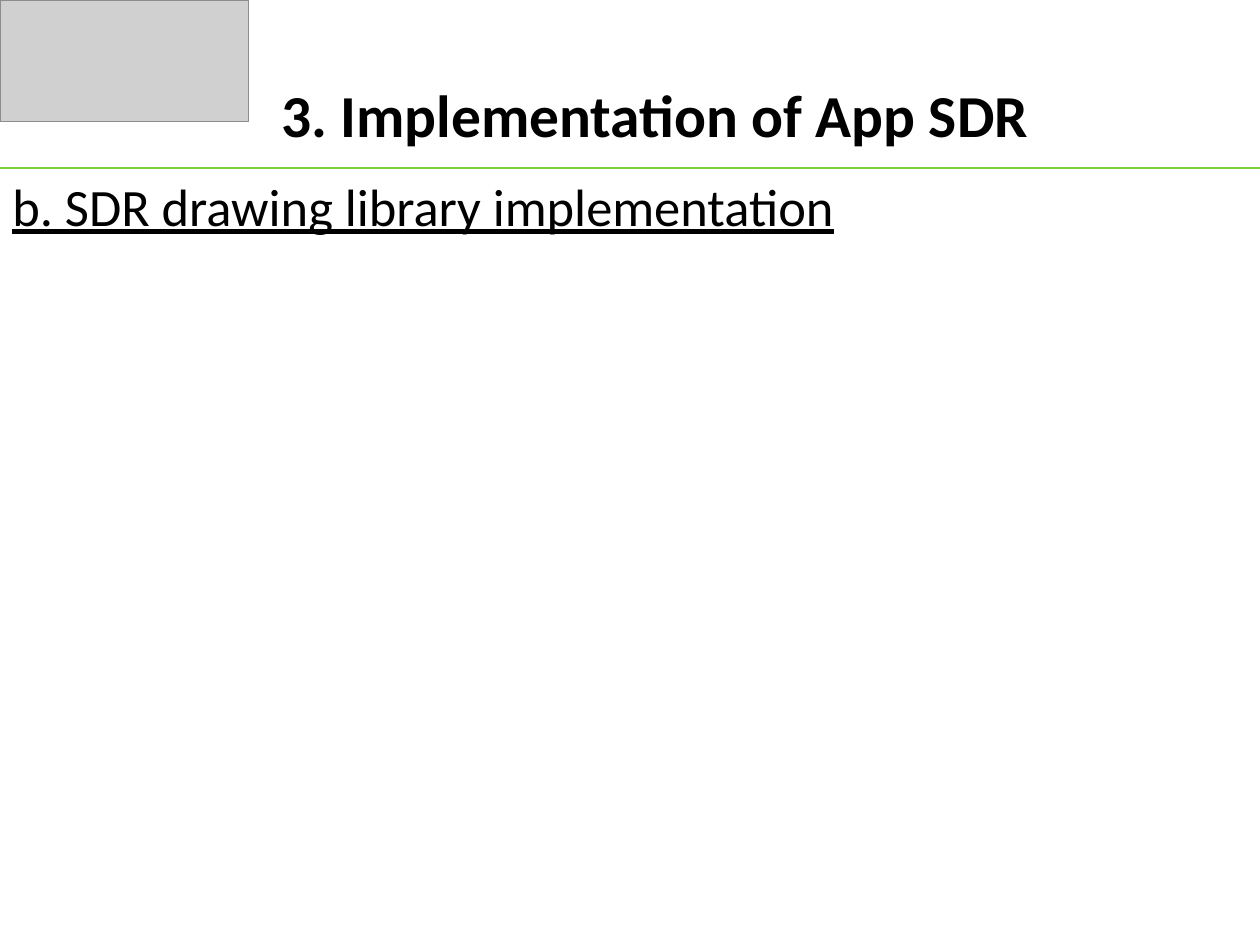
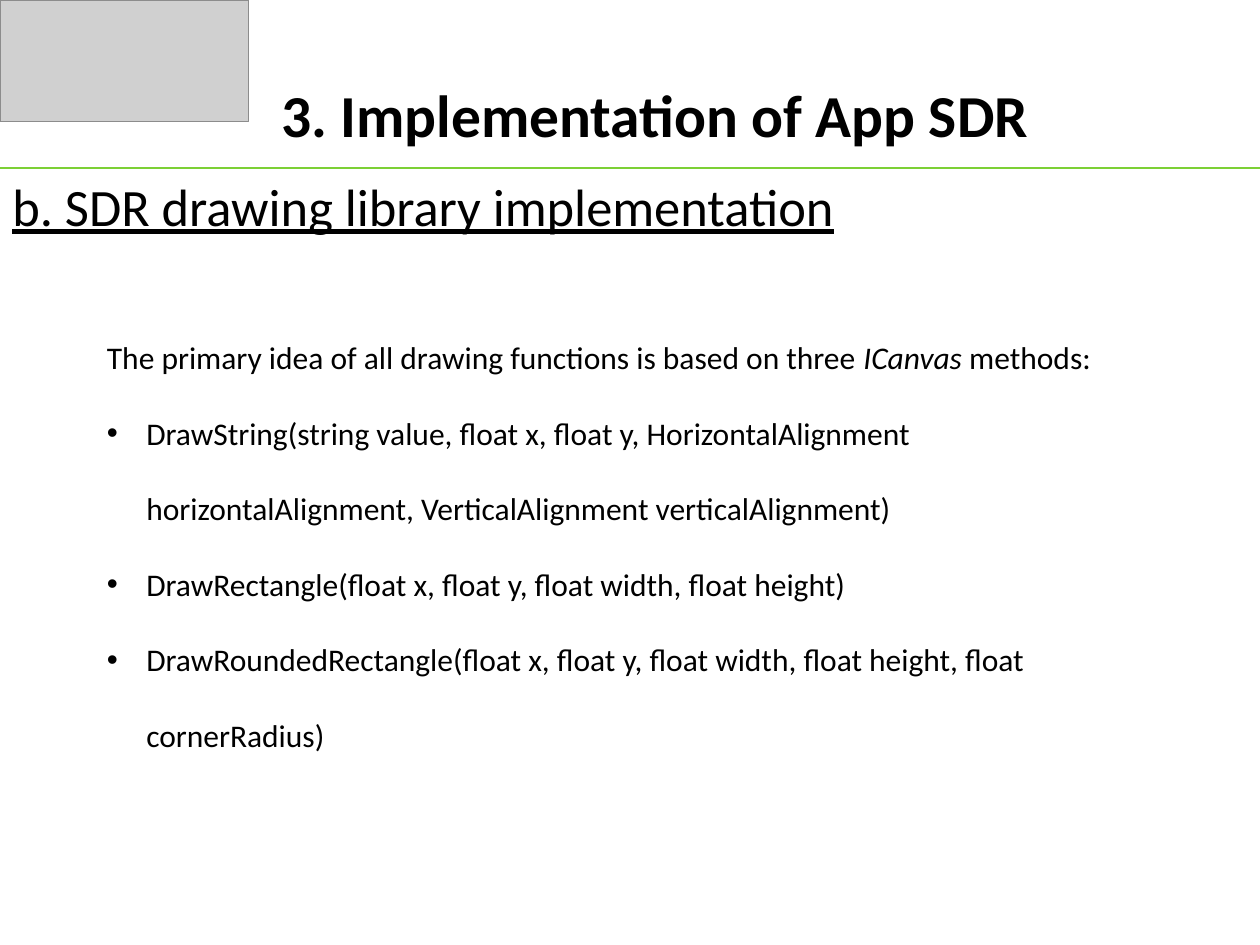
Before and after one commit to tongngocminhanh/MAUI_App_SDR, a slide deck: slide 7 of MySEProject/Documentation/ML22-23-8 Implement the SDR representation in the MAUI application.pptx (slide 8 before the commit). Drawn at 1260x945 pixels with LibreOffice and Linux fonts; fonts in the diff are those of the drawing; grey boxes stand for pictures. Boxes give left, top, right and bottom in pixels: in the first picture for what was removed or moved away, otherwise in the second. Text is boxed around its words. In the diff, an @@ line names an element or a change of style, - is before the commit and + after.

```diff
--- a/MySEProject/Documentation/ML22-23-8 Implement the SDR representation in the MAUI application.pptx
+++ b/MySEProject/Documentation/ML22-23-8 Implement the SDR representation in the MAUI application.pptx
@@ text added at box(107, 347, 1091, 751), 18 pt, text #000000 @@
+The primary idea of all drawing functions is based on three ICanvas methods:
+• DrawString(string value, float x, float y, HorizontalAlignment horizontalAlignment, VerticalAlignment verticalAlignment)
+• DrawRectangle(float x, float y, float width, float height)
+• DrawRoundedRectangle(float x, float y, float width, float height, float cornerRadius)
```
Also in this commit, not shown: 3 other slides changed, 1 slide added, 4 other files.
